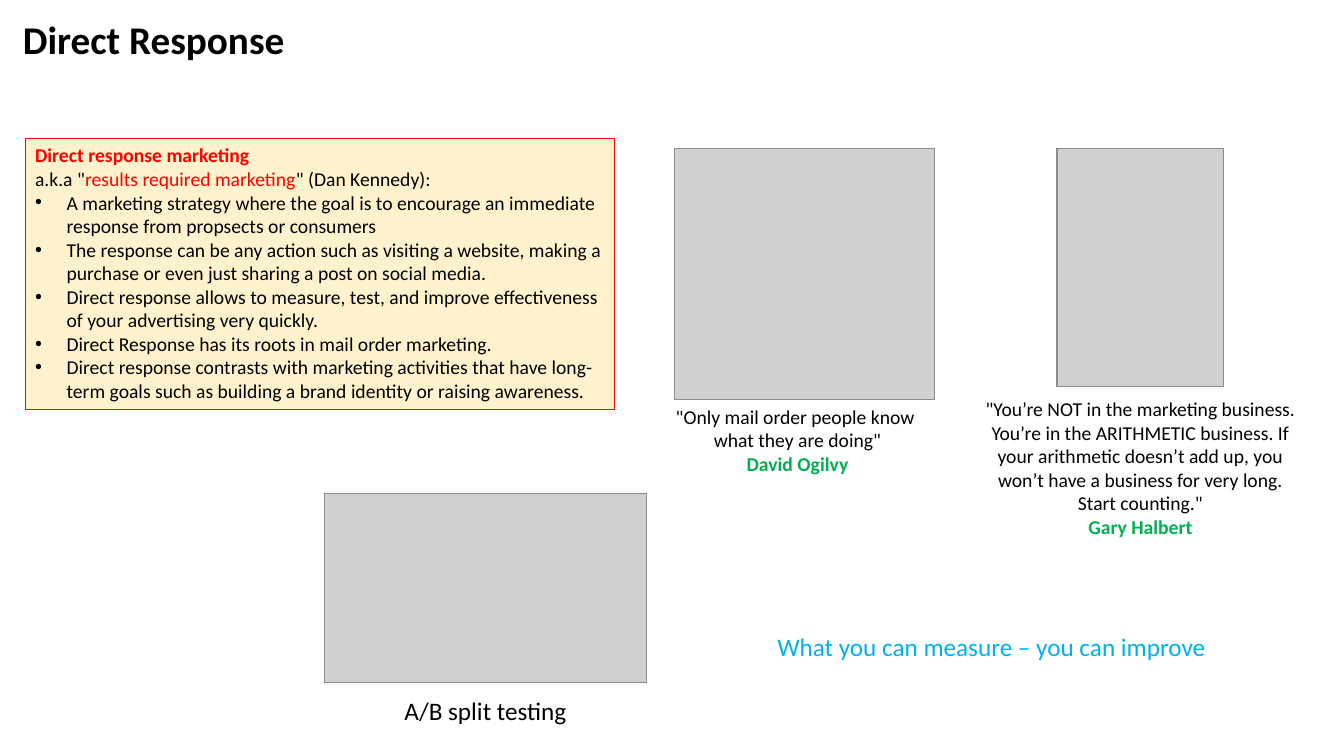
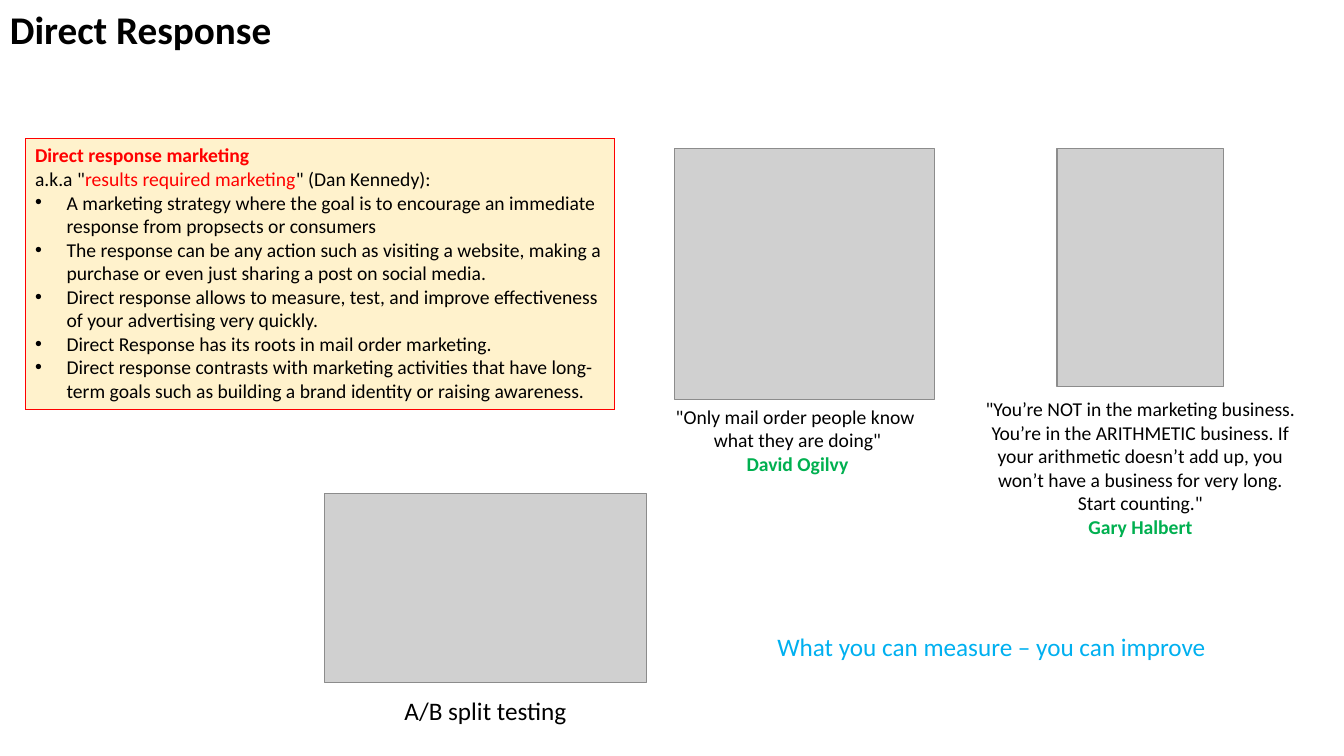
Before and after one commit to lselector/marketing, a slide deck: slide 3 of Marketing.pptx. Drawn at 1344x756 pixels with LibreOffice and Linux fonts; fonts in the diff are those of the drawing; grey boxes stand for pictures. Boxes give left, top, right and bottom in pixels: in the first picture for what was removed or moved away, otherwise in the second. Text is boxed around its words. In the diff, an @@ line names an element or a change of style, - is before the commit and + after.

```diff
--- a/Marketing.pptx
+++ b/Marketing.pptx
@@ text "Direct Response": place and size @@
-text "Direct Response" at (23,26,284,60)
+text "Direct Response" at (10,16,271,50)
```
Also in this commit, not shown: 3 other slides changed.
